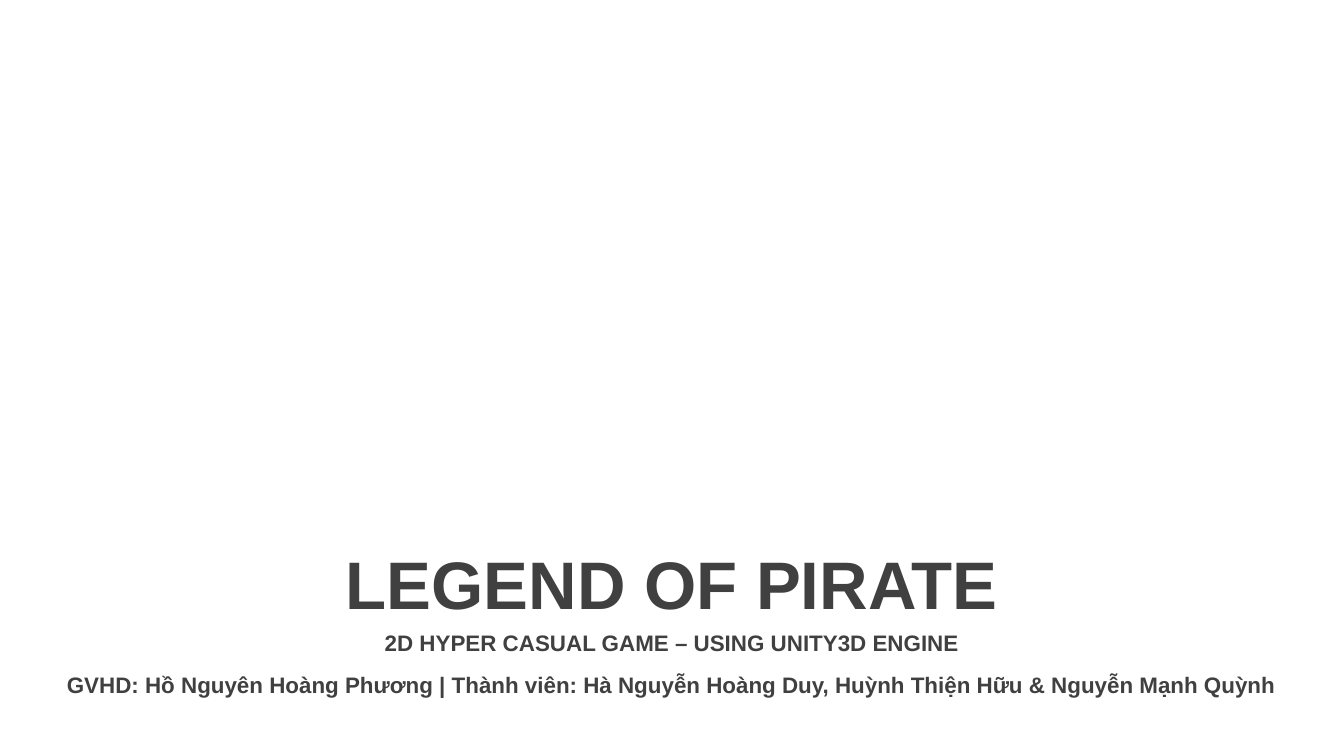
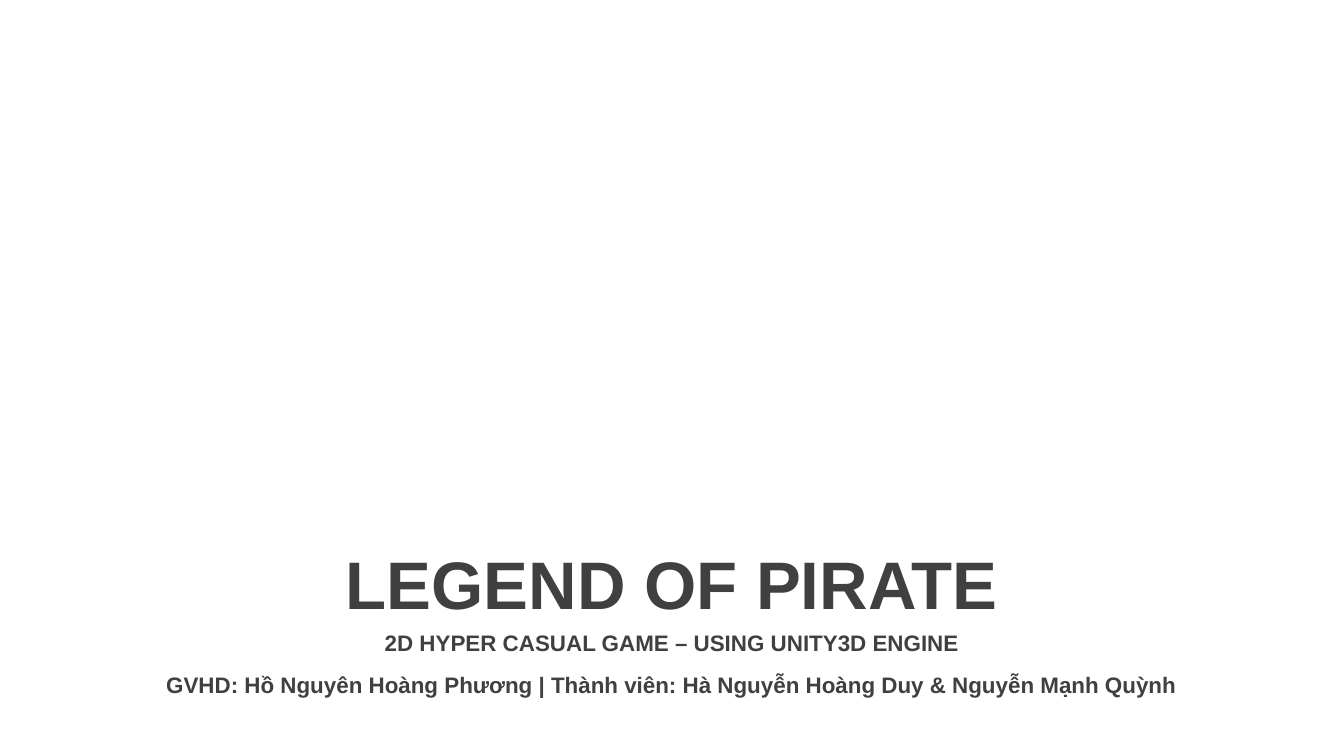
Before and after one commit to chicken-developer/legend-of-pirate, a slide deck: slide 1 of documents/Slide.pptx. Drawn at 1344x756 pixels with LibreOffice and Linux fonts; fonts in the diff are those of the drawing; background and template pictures are left out. Boxes give left, top, right and bottom in pixels: in the first picture for what was removed or moved away, otherwise in the second. Text is boxed around its words. In the diff, an @@ line names an element or a change of style, - is before the commit and + after.

```diff
--- a/documents/Slide.pptx
+++ b/documents/Slide.pptx
@@ text at (166,676,1176,698): text changed @@
-GVHD: Hồ Nguyên Hoàng Phương | Thành viên: Hà Nguyễn Hoàng Duy, Huỳnh Thiện Hữu & Nguyễn Mạnh Quỳnh
+GVHD: Hồ Nguyên Hoàng Phương | Thành viên: Hà Nguyễn Hoàng Duy & Nguyễn Mạnh Quỳnh
```
Also in this commit, not shown: 4 other slides changed, 1 other file.
